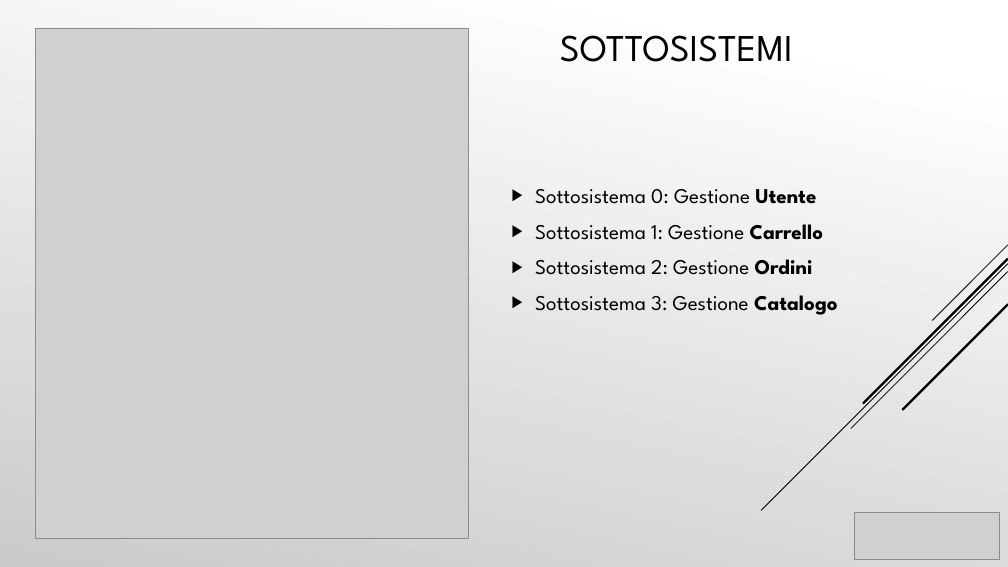
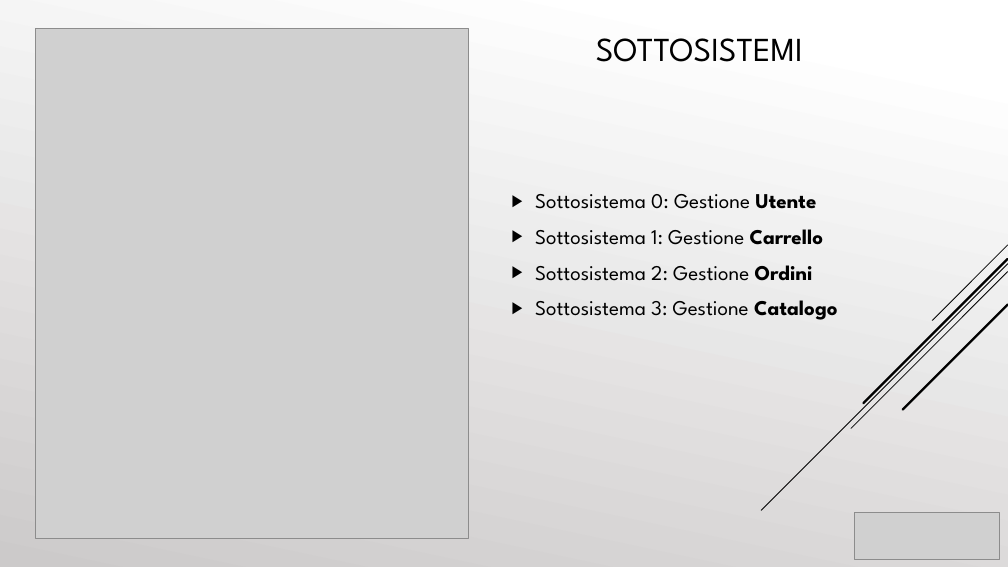
Before and after one commit to cosimob28/GamesHub, a slide deck: slide 29 of Work in progress/Presentazione/GamesHub.pptx. Drawn at 1008x567 pixels with LibreOffice and Linux fonts; fonts in the diff are those of the drawing; grey boxes stand for pictures. Boxes give left, top, right and bottom in pixels: in the first picture for what was removed or moved away, otherwise in the second. Text is boxed around its words. In the diff, an @@ line names an element or a change of style, - is before the commit and + after.

```diff
--- a/Work in progress/Presentazione/GamesHub.pptx
+++ b/Work in progress/Presentazione/GamesHub.pptx
@@ title "SOTTOSISTEMI": place and size @@
-title "SOTTOSISTEMI" at box(560, 35, 793, 62)
+title "SOTTOSISTEMI" at box(596, 38, 803, 62)
@@ title "SOTTOSISTEMI" at box(596, 38, 803, 62): size 36 to 32 pt @@
@@ text "Sottosistema 0: Gestione Utente": place and size @@
-text "Sottosistema 0: Gestione Utente" at box(535, 189, 838, 315)
+text "Sottosistema 0: Gestione Utente" at box(535, 194, 838, 320)
```
Also in this commit, not shown: 44 other slides changed, 8 slides added, 5 slides removed.
